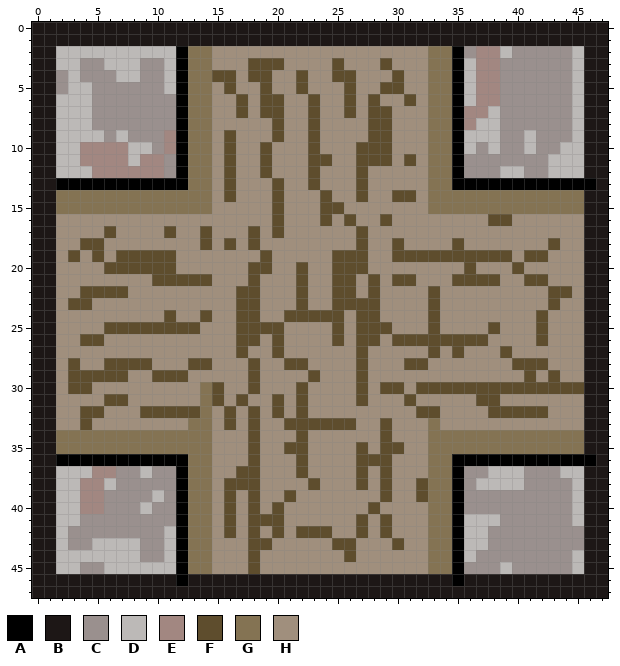
Two versions of one pixel-art sprite, pisos_pared/cruz.png. Above is the file before it was changed.
The file is 48x48 pixels. Colours within 5 levels of each other are drawn and written as one.
Palette (. is transparent): A #000000  B #1d1716  C #9a908e  D #bcb9b7  E #a28781  F #5e4d2d  G #847353  H #a08f7d
Pixels before, first column x 0:
 0 BBBBBBBBBBBBBBBBBBBBBBBBBBBBBBBBBBBBBBBBBBBBBBBB
 1 BBBBBBBBBBBBBBBBBBBBBBBBBBBBBBBBBBBBBBBBBBBBBBBB
 2 BBDDDDDDDDDDAGGHHHHHHHHHHHHHHHHHHGGACEEDCCCCCDBB
 3 BBDDCCDDDCCDAGGHHHFFFHHHHFHHHFHHHGGADEECCCCCCDBB
 4 BBCDCCCDDCCDAGGFFHFFHHFHHFFHHHFHHGGADEECCCCCCDBB
 5 BBCDDCCCCCCDAGGHFHHFHHFHHHFHHFFHHGGADEECCCCCCDBB
 6 BBDDDCCCCCCCAGGHHFHFFHHFHHFHFHHFHGGADEECCCCCCDBB
 7 BBDDDCCCCCCCAGGHHFHFFHHFHHFHFFHHHGGAEEDCCCCCCDBB
 8 BBDDDCCCCCCCAGGHHHHHFHHFHHHHFFHHHGGAEDDCCCCCCDBB
 9 BBDDDDCDCCCEAGGHFHHHFHHFHHHHFFHHHGGADDDCCDCCCDBB
10 BBDDEEEEDDCEAGGHFHHFHHHFHHHFFFHHHGGADCDCCDCCDDBB
11 BBDDEEEEDEECAGGHFHHFHHHFFHHFFFHFHGGACCCCCCCDDDBB
12 BBDDDEEEEEECAGGHFHHFHHHFHHHFHHHHHGGACCCDDCCDDDBB
13 BBAAAAAAAAAAAGGHFHHHFHHFHHHFHHHHHGGAAAAAAAAAAAAB
14 BBGGGGGGGGGGGGGHFHHHFHHHFHHFHHFFHGGGGGGGGGGGGGBB
15 BBGGGGGGGGGGGGGHHHHHFHHHFFHHHHHHHGGGGGGGGGGGGGBB
16 BBHHHHHHHHHHHHHHHHHHFHHHFHFHHFHHHHHHHHFFHHHHHHBB
17 BBHHHHFHHHHFHHFHHHFHFHHHHHHFHHHHHHHHHHHHHHHHHHBB
18 BBHHFFHHHHHHHHFHFHFHHHHHHHHFHHFHHHHFHHHHHHHFHHBB
19 BBHFHFHFFFFFHHHHHHHFHHHHHFFFHHFFFFFFFFFFHFFHHHBB
20 BBHHHHFFFFFFHHHHHHFFHHFHHFFFHHHHHHHHFHHHFHHHHHBB
21 BBHHHHHHHHFFFFFHHHFHHHFHHFFHFHFFHHHFFFFHHFFHHHBB
22 BBHHFFFFHHHHHHHHHFFHHHFHHFFHFHHHHFHHHHHHHHHFFHBB
23 BBHFFHHHHHHHHHHHHFFHHHFHHFFFFHHHHFHHHHHHHHHFHHBB
24 BBHHHHHHHHHFHHFHHFFHHFFFFFHFFHHHHFHHHHHHHHFHHHBB
25 BBHHHHFFFFFFFFHHHFFFFHHHHFHFFFHHHFHHHHFHHHFHHHBB
26 BBHHFFHHHHHHHHHHHFFHFHHHHFHFFHFFFFFFFFHHHHFHHHBB
27 BBHHHHHHHHHHHHHHHFHHFHHHHHHFHHHHHFHFHHHFHHHHHHBB
28 BBHFHHFFFFHHHFFHHHFHHFFHHHHFHHHFFHHHHHHHFFFHHHBB
29 BBHFFFFFHHFFFHHHHHFHHHHFHHHFHHHHHHHHHHHHHFHFHHBB
30 BBHFFHHHHHHHHHGFHHFHHHFHHHHFHFFHFFFFFFFFFFFFFFBB
31 BBHHHHFFHHHHHHGFHFHHFHFHHHHFHHHFHHHHHFFHHHHHHHBB
32 BBHHFFHHHFFFFFGHFHFHFHFHHHHHHHHHFFHHHHFFFFFHHHBB
33 BBHHFHHHHHHHHGGHFHFHHFFFFFFHHFHHHGHHHHHHHHHHHHBB
34 BBGGGGGGGGGGGGGHHHFHHHFHHHHHHFHHHGGGGGGGGGGGGGBB
35 BBGGGGGGGGGGGGGHHHFHHFFHHHHFHFFHHGGGGGGGGGGGGGBB
36 BBAAAAAAAAAAAGGHHHFHHHFHHHHFFFHHHGGAAAAAAAAAAAAB
37 BBDDDEECCDCCAGGHHFFHHHFHHHHFHFHHHGGACCDDDCCCDDBB
38 BBDDEEDCCCCCAGGHFFFHHHHFHHHFHFHHFGGACDDDDCCCCDBB
39 BBDDEECCCCDCAGGHFHFHHFHHHHHHHFHHFGGACCCCCCCCCDBB
40 BBDDEECCCDCCAGGHFHFHFHHHHHHHFHHHHGGACCCCCCCCCDBB
41 BBDDCCCCCCCCAGGHFHFFFHHHHHHFHFHHHGGADDDCCCCCCDBB
42 BBDCCCCCCCCDAGGHFHFHFHFFFHHFHFHHHGGADDCCCCCCCCBB
43 BBDCCDDDDCCDAGGHHHFFHHHHHFFHHHFHHGGADDCCCCCCCCBB
44 BBDDDDDDDCCDAGGHHHFHHHHHHHFHHHHHHGGADCCCCCCCCDBB
45 BBDDCCDDDDDDAGGHHHFHHHHHHHHHHHHHHGGACCCDCCCCCDBB
46 BBBBBBBBBBBBABBBBBBBBBBBBBBBBBBBBBBABBBBBBBBBBBB
47 BBBBBBBBBBBBBBBBBBBBBBBBBBBBBBBBBBBBBBBBBBBBBBBB
New version:
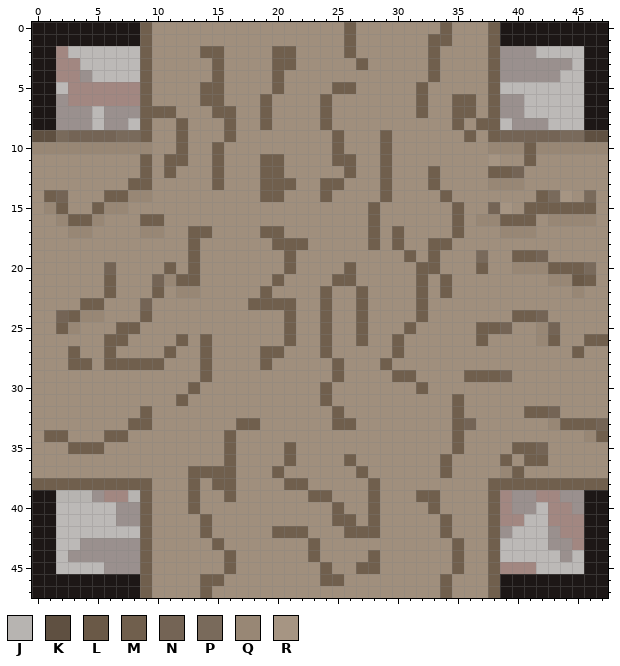
Colours new in this view: J #b7b4b1  K #5f5041  L #6a5947  M #705f4d  N #746455  P #796a5b  Q #988775  R #a69583
Edits made:
y 0: x 9..38 BBBBBBBBBBBBBBBBBBBBBBBBBBBBBB -> MHHHHHHHHHHHHHHHHMHHHHHHHMHHHM
y 1: x 9..38 BBBBBBBBBBBBBBBBBBBBBBBBBBBBBB -> MHHHHHHHHHHHHHHHHMHHHHHHMMHHHM
y 2: x 2 D -> E; x 9..15 DDDAGGH -> MHHHHMM; x 20..21 HH -> MM; x 26 H -> M; x 33..39 GGACEED -> MHHHHMC; x 42..44 CCC -> DDD
y 3: x 2..5 DDCC -> EEDD; x 9..15 CCDAGGH -> MHHHHHM; x 18..21 FFFH -> HHMM; x 25 F -> H; x 27 H -> M; x 29 F -> H; x 33..38 GGADEE -> MHHHHM
y 4: x 2..3 CD -> EE; x 5..6 CC -> DD; x 9..16 CCDAGGFF -> MHHHHHMH; x 18..20 FFH -> HHM; x 22 F -> H; x 25..26 FF -> HH; x 30 F -> H; x 33..38 GGADEE -> MHHHHM; x 44 C -> D
y 5: x 2..16 CDDCCCCCCDAGGHF -> DEEEEEEMHHHHMMH; x 19..20 FH -> HM; x 22 F -> H; x 25..26 HF -> MM; x 29..30 FF -> HH; x 32..44 HGGADEECCCCCC -> MHHHHHMDDDDDD
y 6: x 2..15 DDDCCCCCCCAGGH -> CEEEEEEMHHHHMM; x 17 F -> H; x 19..20 FF -> MH; x 23..24 FH -> HM; x 26 F -> H; x 28 F -> H; x 31..38 FHGGADEE -> HMHHMMHM; x 41..44 CCCC -> DDDD
y 7: x 2..5 DDDC -> CCCD; x 9..17 CCCAGGHHF -> MMMHHHMMH; x 19..20 FF -> MH; x 23..24 FH -> HM; x 26 F -> H; x 28..29 FF -> HH; x 32..38 HGGAEED -> MHHMMHM; x 41..44 CCCC -> DDDD
y 8: x 2..5 DDDC -> CCCD; x 8..14 CCCCAGG -> DMHHMHH; x 16 H -> M; x 19..20 HF -> MH; x 23..24 FH -> HM; x 28..29 FF -> HH; x 33..39 GGAEDDC -> HHMHMMD; x 43..44 CC -> DD
y 9: x 0..14 BBDDDDCDCCCEAGG -> KKPNNNNPPMHHMHH; x 16 F -> M; x 20 F -> H; x 23 F -> H; x 25 H -> M; x 28..29 FF -> HM; x 33..47 GGADDDCCDCCCDBB -> HHHMHMNNNNNPPKK
y 10: x 0..16 BBDDEEEEDDCEAGGHF -> QQQQQQQQQQHHMHHMH; x 19 F -> H; x 23 F -> H; x 25 H -> M; x 27..29 FFF -> HHM; x 33..47 GGADCDCCDCCDDBB -> HHHHHQQQMQQQQQQ
y 11: x 0..16 BBDDEEEEDEECAGGHF -> HHHHHHHHHMHMMHHMH; x 19..20 FH -> MM; x 23..29 FFHHFFF -> HHMMHHM; x 31 F -> H; x 33..47 GGACCCCCCCDDDBB -> HHHHHRHHMHHHHHH
y 12: x 0..16 BBDDDEEEEEECAGGHF -> HHHHHHHHHMHMHHHMH; x 19..20 FH -> MM; x 23 F -> H; x 26..27 HF -> MH; x 29 H -> M; x 33..47 GGACCCDDCCDDDBB -> MHHHHMMNHHHHHHH
y 13: x 0..16 BBAAAAAAAAAAAGGHF -> HHHHHHHHMMHHHHHMH; x 19..21 HFH -> MMM; x 23..25 FHH -> HMM; x 27 F -> H; x 29 H -> M; x 33..47 GGAAAAAAAAAAAAB -> MHHHHQQQHHHHHHH
y 14: x 0..14 BBGGGGGGGGGGGGG -> HMNHHHMMQQHHHHH; x 16 F -> H; x 19..20 HF -> MM; x 24 F -> M; x 27 F -> H; x 29..31 HFF -> MHH; x 33..47 GGGGGGGGGGGGGBB -> HMHHHHHHHMPRHPH
y 15: x 0..14 BBGGGGGGGGGGGGG -> HQMHHMQQHHHHHHH; x 20 F -> H; x 24..25 FF -> HH; x 28 H -> M; x 33..47 GGGGGGGGGGGGGBB -> HHMHHNRHMMMMMMH
y 16: x 0..5 BBHHHH -> HHQMMQ; x 9..10 HH -> MM; x 20 F -> H; x 24 F -> H; x 26 F -> H; x 28..29 HF -> MH; x 35 H -> M; x 37..41 HFFHH -> QQMMM; x 43..47 HHHBB -> QQQQH
y 17: x 0..1 BB -> HH; x 3..4 HH -> QQ; x 6 F -> H; x 9..11 HHF -> QQH; x 13..14 HF -> MM; x 18..20 FHF -> HMM; x 27..28 FH -> HM; x 30 H -> M; x 35 H -> M; x 39..41 HHH -> QQQ; x 46..47 BB -> HH
y 18: x 0..1 BB -> HH; x 4..5 FF -> HH; x 13..14 HF -> MH; x 16 F -> H; x 18 F -> H; x 20..22 HHH -> MMM; x 27..28 FH -> HM; x 30 F -> M; x 33..35 HHF -> MMH; x 43 F -> H; x 46..47 BB -> HH
y 19: x 0..1 BB -> HH; x 3 F -> H; x 5 F -> H; x 7..11 FFFFF -> HHHHH; x 13 H -> M; x 19 F -> H; x 21 H -> M; x 25..27 FFF -> HHH; x 30..42 FFFFFFFFFFHFF -> HMHMHHHPHHMMN; x 46..47 BB -> HH
y 20: x 0..1 BB -> HH; x 6..11 FFFFFF -> NHHHHM; x 13 H -> M; x 18..19 FF -> HH; x 21..22 HF -> MH; x 25..27 FFF -> HMH; x 32..33 HH -> MM; x 36..37 FH -> HM; x 40..47 FHHHHHBB -> QQQMMMPH
y 21: x 0..1 BB -> HH; x 6 H -> M; x 10..14 FFFFF -> NQMMH; x 18 F -> H; x 20 H -> M; x 22 F -> H; x 25..26 FF -> MM; x 28 F -> H; x 30..32 FFH -> HHM; x 34..38 HFFFF -> MHHHH; x 41..47 FFHHHBB -> HHQQLMH
y 22: x 0..1 BB -> HH; x 4..7 FFFF -> HHMH; x 10 H -> M; x 12..13 HH -> QQ; x 17..19 FFH -> HHM; x 22 F -> H; x 24..28 HFFHF -> MHHMH; x 32..34 HFH -> MHM; x 43..47 FFHBB -> HHQHH
y 23: x 0..1 BB -> HH; x 3..5 FFH -> HMM; x 9 H -> N; x 17..22 FFHHHF -> HMMMMH; x 24..28 HFFFF -> MHHMH; x 32..33 HF -> MH; x 43 F -> H; x 46..47 BB -> HH
y 24: x 0..5 BBHHHH -> HHNMQQ; x 9 H -> M; x 11 F -> H; x 14 F -> H; x 17..18 FF -> HH; x 21..25 FFFFF -> MHHMH; x 27..28 FF -> MH; x 32..33 HF -> MH; x 40..42 HHF -> MMN; x 46..47 BB -> HH
y 25: x 0..3 BBHH -> HHMQ; x 6..13 FFFFFFFF -> HMMHHHHH; x 17..21 FFFFH -> HHHHM; x 24..25 HF -> MH; x 27..29 FFF -> MHH; x 31 H -> M; x 33 F -> H; x 37..39 HFH -> MMN; x 42..43 FH -> QN; x 46..47 BB -> HH
y 26: x 0..1 BB -> HH; x 4..7 FFHH -> HHMM; x 12 H -> M; x 14 H -> M; x 17..18 FF -> HH; x 20..21 FH -> HM; x 24..25 HF -> MH; x 27..28 FF -> MH; x 30..37 FFFFFFFF -> MHHHHHHM; x 42..43 FH -> QM; x 46..47 BB -> MM
y 27: x 0..1 BB -> HH; x 3 H -> M; x 6 H -> M; x 11 H -> M; x 14 H -> M; x 17 F -> H; x 19..20 HF -> MM; x 24 H -> M; x 27 F -> H; x 30 H -> M; x 33 F -> H; x 35 F -> H; x 39 F -> H; x 45..47 HBB -> MHH
y 28: x 0..1 BB -> HH; x 3..4 FH -> MM; x 6..10 FFFFH -> MMMMM; x 13..14 FF -> HM; x 18..19 FH -> HM; x 21..22 FF -> HH; x 25 H -> M; x 27 F -> H; x 29 H -> M; x 31..32 FF -> HH; x 40..42 FFF -> HHH; x 46..47 BB -> HH
y 29: x 0..1 BB -> HH; x 3..7 FFFFF -> HHHHH; x 10..12 FFF -> HHH; x 14 H -> M; x 18 F -> H; x 23 F -> H; x 25 H -> M; x 27 F -> H; x 30..31 HH -> MM; x 36..39 HHHH -> MMMN; x 41 F -> H; x 43 F -> H; x 46..47 BB -> HH
y 30: x 0..1 BB -> HH; x 3..4 FF -> HH; x 13..15 HGF -> MHH; x 18 F -> H; x 22 F -> H; x 24 H -> M; x 27 F -> H; x 29..30 FF -> HH; x 32..47 FFFFFFFFFFFFFFBB -> MHHHHHHHHHHHHHHH
y 31: x 0..1 BB -> HH; x 6..7 FF -> HH; x 12 H -> M; x 14..15 GF -> HH; x 17 F -> H; x 20 F -> H; x 22 F -> H; x 24 H -> M; x 27 F -> H; x 31 F -> H; x 35 H -> M; x 37..38 FF -> HH; x 46..47 BB -> HH
y 32: x 0..1 BB -> HH; x 4..5 FF -> HH; x 9..14 FFFFFG -> MHHHHH; x 16 F -> H; x 18 F -> H; x 20 F -> H; x 22 F -> H; x 25 H -> M; x 32..33 FF -> HH; x 35 H -> M; x 38..43 FFFFFH -> HHHMMN; x 46..47 BB -> HH
y 33: x 0..1 BB -> HH; x 4 F -> H; x 8..9 HH -> MM; x 13..14 GG -> HH; x 16..18 FHF -> HMM; x 21..26 FFFFFF -> HHHHMM; x 29 F -> H; x 33 G -> H; x 35..36 HH -> MN; x 43..47 HHHBB -> QMMMN
y 34: x 0..14 BBGGGGGGGGGGGGG -> HMMHHHMMHHHHHHH; x 16 H -> M; x 18 F -> H; x 22 F -> H; x 29 F -> H; x 33..47 GGGGGGGGGGGGGBB -> HHMHHHHHHHHHHQM
y 35: x 0..14 BBGGGGGGGGGGGGG -> HHHMMMHHHHHHHHH; x 16 H -> M; x 18 F -> H; x 21..22 FF -> MH; x 27 F -> H; x 29..30 FF -> HH; x 33..47 GGGGGGGGGGGGGBB -> HHMHHHHMMNHHHHH
y 36: x 0..14 BBAAAAAAAAAAAGG -> HHHHHHHHHHHHHHH; x 16 H -> M; x 18 F -> H; x 21..22 HF -> MH; x 26..29 HFFF -> MHHH; x 33..47 GGAAAAAAAAAAAAB -> HMHHHHMHMMHHHHH
y 37: x 0..18 BBDDDEECCDCCAGGHHFF -> HHHHHHHHHHHHHMMMMHH; x 20 H -> M; x 22 F -> H; x 27 F -> M; x 29 F -> H; x 33..47 GGACCDDDCCCDDBB -> HMHHHHQMHHHHHHH
y 38: x 0..18 BBDDEEDCCCCCAGGHFFF -> MMMMMMMMMMHHHMHMMHH; x 21..23 HHF -> MMH; x 27..29 FHF -> HMH; x 32..47 FGGACDDDDCCCCDBB -> HHHHHHMMMMMMMMMM
y 39: x 2..14 DDEECCCCDCAGG -> JJJCEEJMHHHMH; x 16 F -> M; x 18 F -> H; x 21 F -> H; x 23..24 HH -> MM; x 28..29 HF -> MH; x 32..39 FGGACCCC -> MMHHHHME; x 42..43 CC -> EE; x 45 D -> C
y 40: x 4..6 EEC -> DDD; x 9..14 DCCAGG -> MHHHMH; x 16 F -> H; x 18 F -> H; x 20 F -> H; x 25 H -> M; x 28 F -> M; x 33..39 GGACCCC -> MHHHHME; x 42..45 CCCD -> DEEC
y 41: x 4..6 CCC -> DDD; x 9..14 CCCAGG -> MHHHHM; x 16 F -> H; x 18..20 FFF -> HHH; x 25..29 HHFHF -> MMHMH; x 33..45 GGADDDCCCCCCD -> HMHHHMEEDDEEE
y 42: x 3..14 CCCCCCCCDAGG -> DDDDDDMHHHHM; x 16 F -> H; x 18 F -> H; x 20..24 FHFFF -> MMMHH; x 26..29 HFHF -> MMMH; x 33..38 GGADDC -> HMHHHM; x 40..42 CCC -> DDD; x 44..45 CC -> EE
y 43: x 3 C -> D; x 5..15 DDDDCCDAGGH -> CCCCMHHHHHM; x 18..19 FF -> HH; x 23 H -> M; x 25..26 FF -> HH; x 30 F -> H; x 33..42 GGADDCCCCC -> HHMHHMDDDD; x 45 C -> E
y 44: x 3..14 DDDDDDCCDAGG -> CCCCCCMHHHHH; x 16 H -> M; x 18 F -> H; x 23 H -> M; x 26 F -> H; x 28 H -> M; x 33..43 GGADCCCCCCC -> HHMHHMDDDDD
y 45: x 4..14 CCDDDDDDAGG -> DDCCCMHHHHH; x 16 H -> M; x 18 F -> H; x 24 H -> M; x 27..28 HH -> MM; x 33..44 GGACCCDCCCCC -> HHMHHMEEEDDD
y 46: x 9..38 BBBABBBBBBBBBBBBBBBBBBBBBBABBB -> MHHHHMMHHHHHHHHMMHHHHHHHHMHHHM
y 47: x 9..38 BBBBBBBBBBBBBBBBBBBBBBBBBBBBBB -> MHHHHMHHHHHHHHHHHHHHHHHHHMHHHM
Changed places in both pictures, as pixel boxes (x1, y1, x2, y2):
changed: (32, 22, 608, 598)
